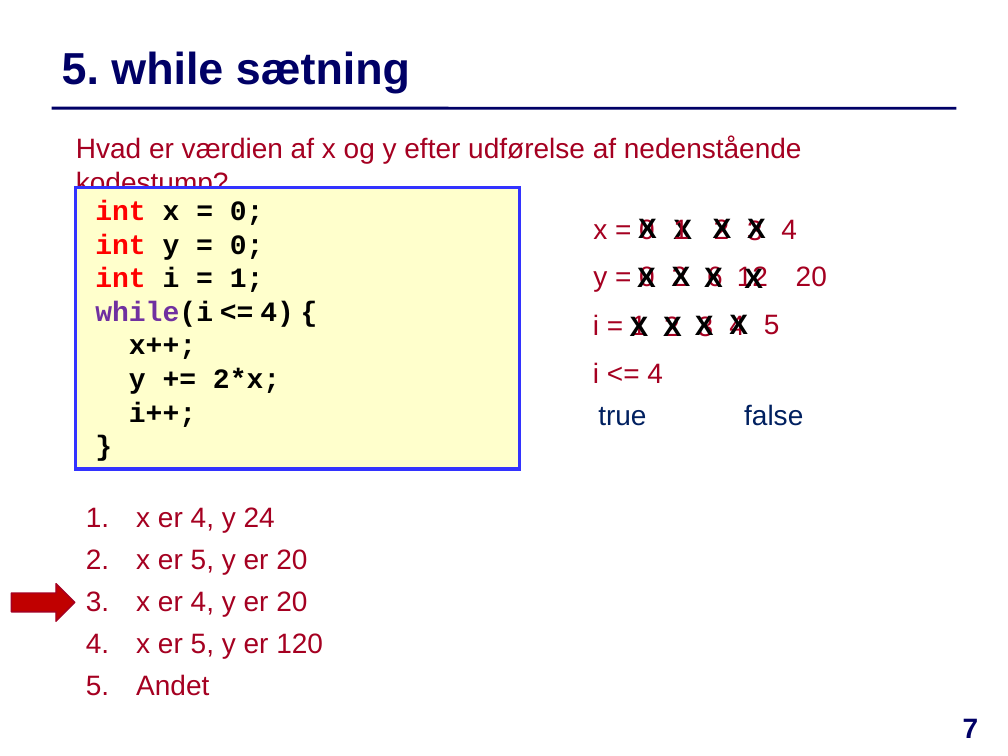
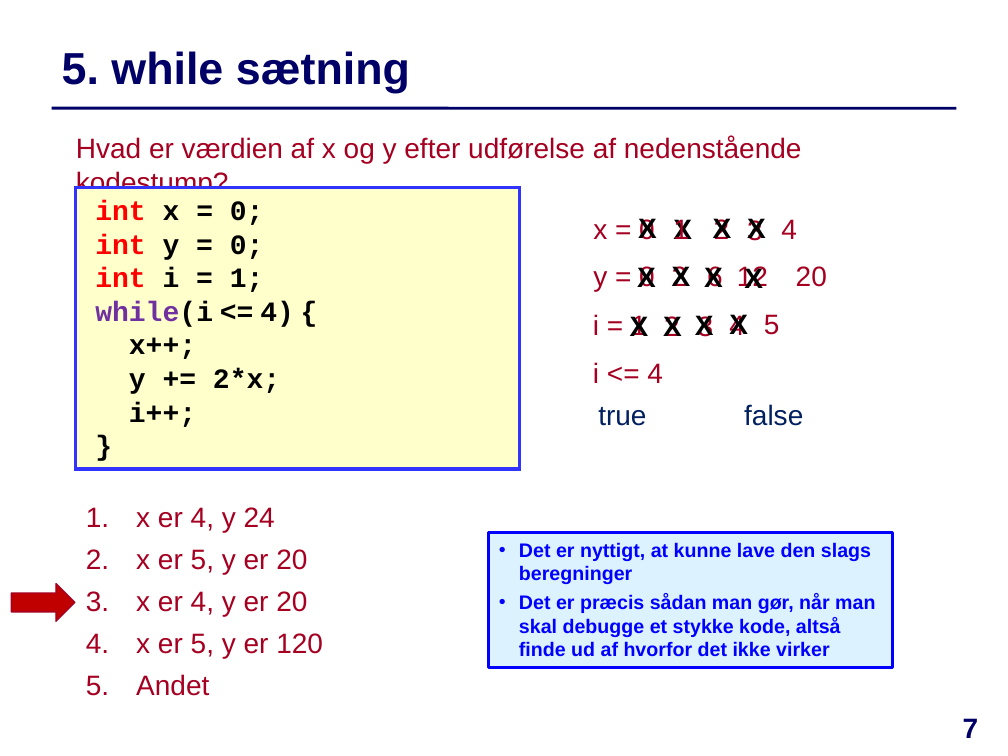
Before and after one commit to IntProgAU/Materiale, a slide deck: slide 7 of web/e23/uge_2b/Quiz-Uge2-Torsdag.pptx. Drawn at 1008x756 pixels with LibreOffice and Linux fonts; fonts in the diff are those of the drawing. Boxes give left, top, right and bottom in pixels: in the first picture for what was removed or moved away, otherwise in the second. Text is boxed around its words. In the diff, an @@ line names an element or a change of style, - is before the commit and + after.

```diff
--- a/web/e23/uge_2b/Quiz-Uge2-Torsdag.pptx
+++ b/web/e23/uge_2b/Quiz-Uge2-Torsdag.pptx
@@ rectangle added at (489, 532, 893, 667), fill #DDF2FF, outline #0000FF 2.25 pt, 14 pt, text #0000FF, bold @@
+• Det er nyttigt, at kunne lave den slags beregninger
+• Det er præcis sådan man gør, når man skal debugge et stykke kode, altså finde ud af hvorfor det ikke virker
```
Also in this commit, not shown: 1 other slide changed, 4 other files.
